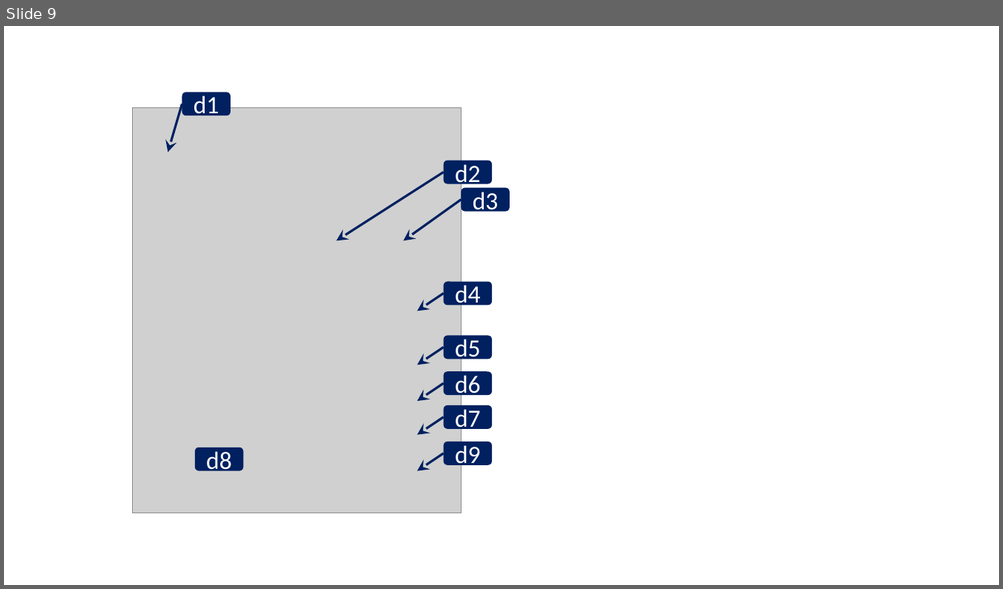
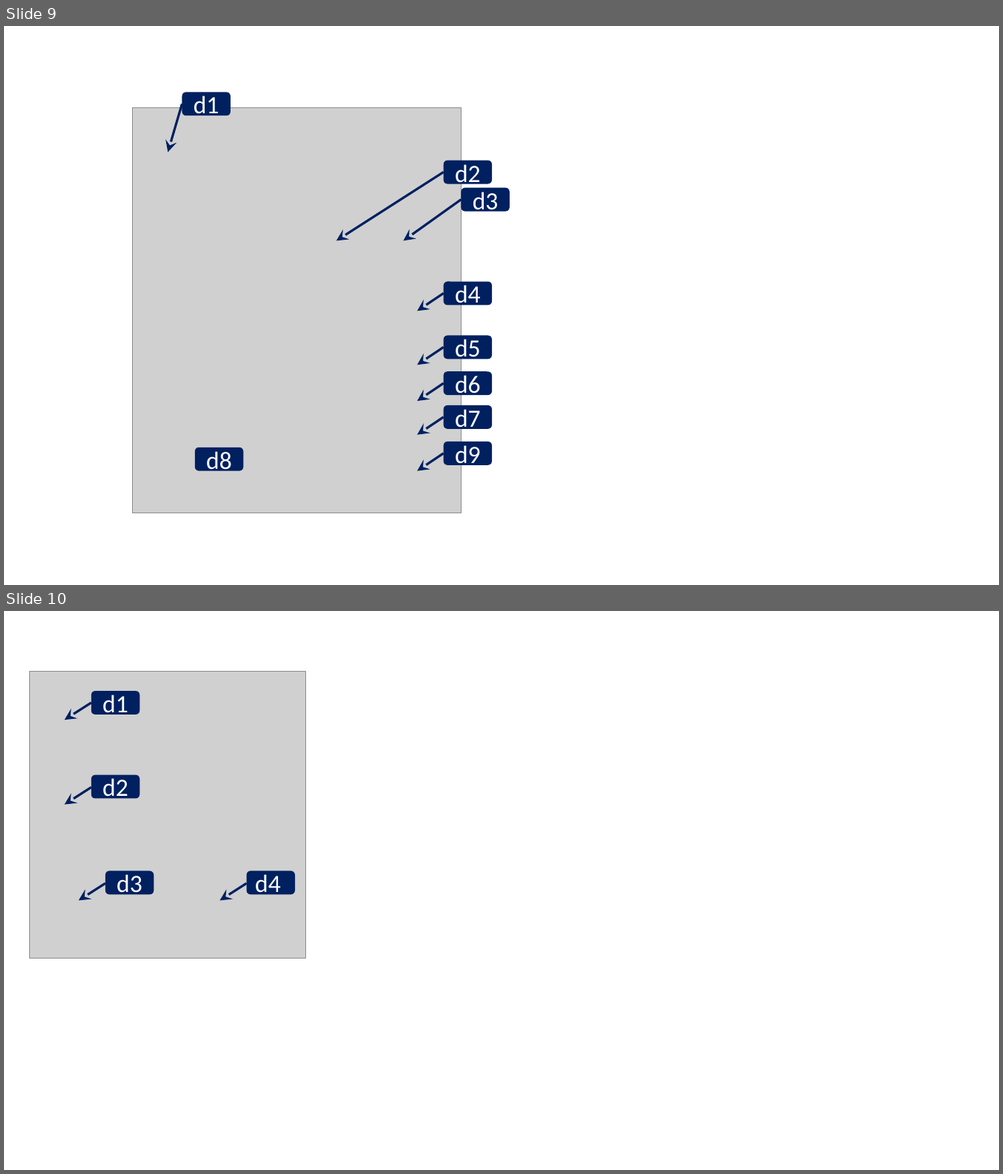
Before and after one commit to TakashiIjiri/TakashiIjiri.github.io, a slide deck: SoftRoiPainter3D/img/logo.pptx. Shown one above the other, each under a label of ours: slide 9 before the commit, slides 9 and 10 after it. The pictures are 1003x589 and 1003x1174 pixels, drawn with LibreOffice and Linux fonts; fonts in the diff are those of the drawing; grey boxes stand for pictures. Boxes give left, top, right and bottom in pixels: in the first picture for what was removed or moved away, otherwise in the second. Text is boxed around its words. In the diff, an @@ line names an element or a change of style, - is before the commit and + after.

```diff
--- a/SoftRoiPainter3D/img/logo.pptx
+++ b/SoftRoiPainter3D/img/logo.pptx
@@ slide 10 added at bbox=[4, 611, 999, 1170], background #FFFFFF @@
@@ picture added at bbox=[30, 672, 306, 959] @@
@@ rounded rectangle added at bbox=[91, 691, 140, 715], fill #002060, 24 pt, text #FFFFFF @@
+d1
@@ arrow added from (91, 703) to (65, 720), #002060 2.25 pt @@
@@ arrow added from (91, 788) to (65, 804), #002060 2.25 pt @@
@@ rounded rectangle added at bbox=[91, 775, 140, 799], fill #002060, 24 pt, text #FFFFFF @@
+d2
@@ rounded rectangle added at bbox=[105, 871, 154, 895], fill #002060, 24 pt, text #FFFFFF @@
+d3
@@ rounded rectangle added at bbox=[247, 871, 295, 895], fill #002060, 24 pt, text #FFFFFF @@
+d4
@@ arrow added from (105, 883) to (79, 900), #002060 2.25 pt @@
@@ arrow added from (247, 883) to (219, 900), #002060 2.25 pt @@
```
Also in this commit, not shown: 5 other files.
